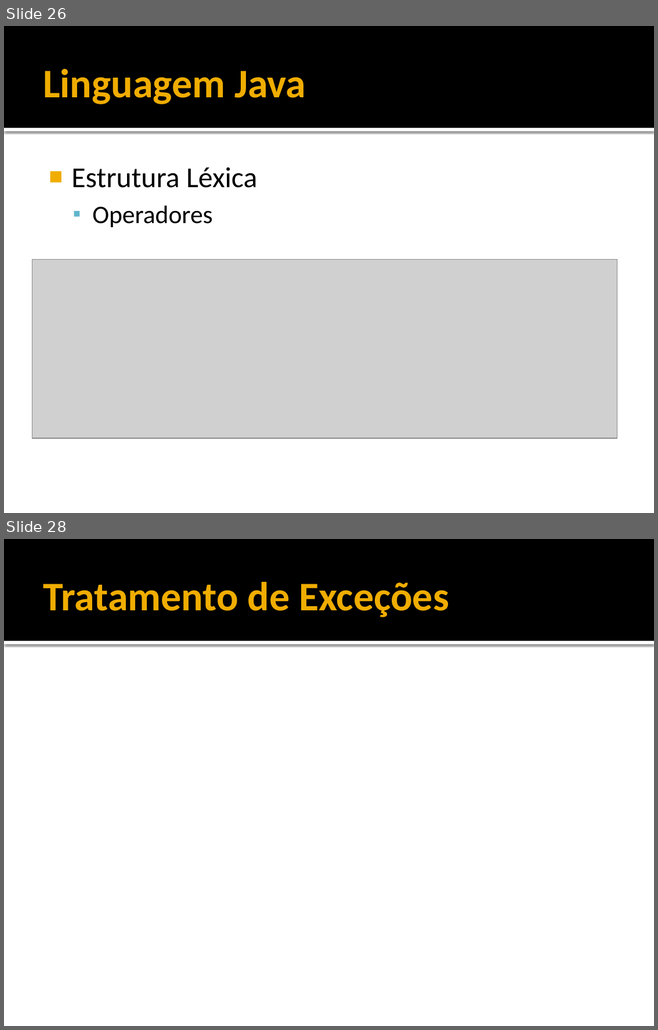
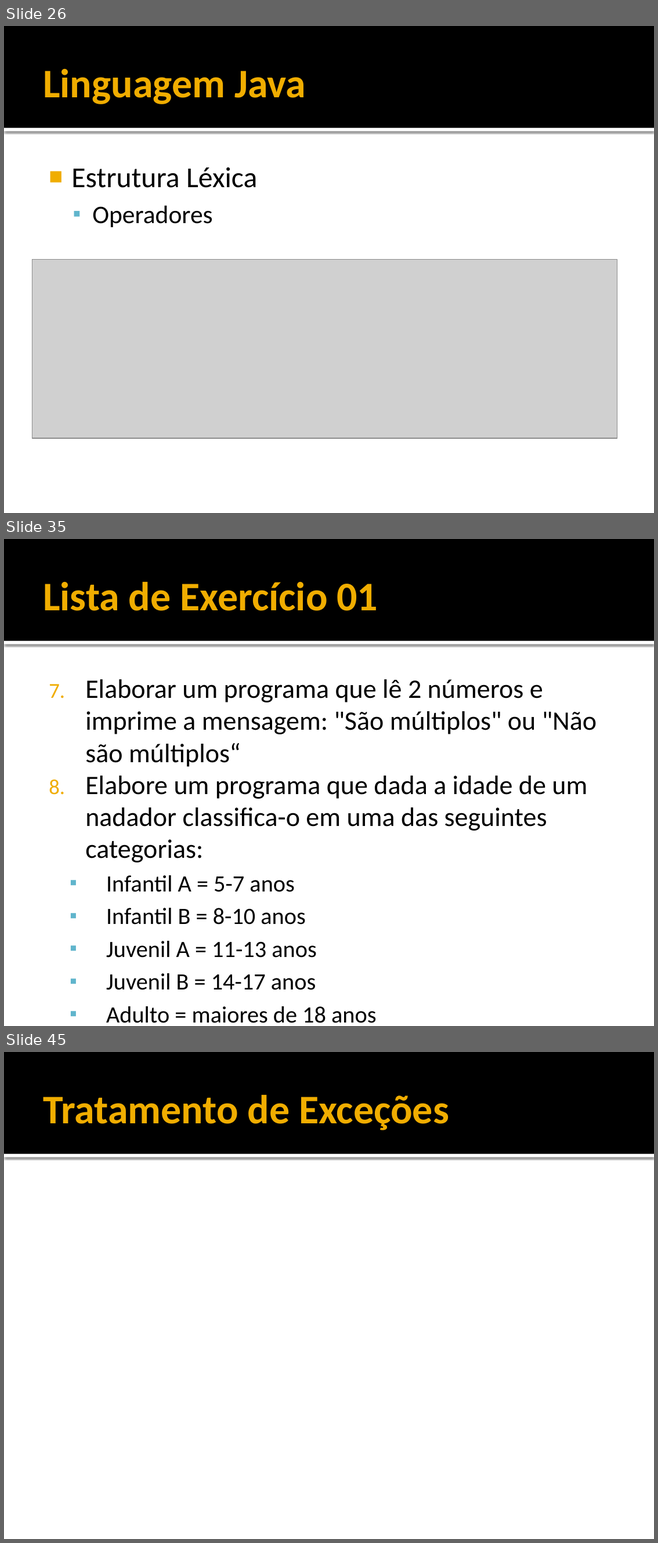
Before and after one commit to filosofisto/cpb-treinamento, a slide deck: Fundamentos/Fundamentos - Java Basico.pptx. Shown one above the other, each under a label of ours: slides 26 and 28 before the commit, slides 26, 35 and 45 after it; the slides between them are not shown. The pictures are 658x1030 and 658x1543 pixels, drawn with LibreOffice and Linux fonts; fonts in the diff are those of the drawing; grey boxes stand for pictures. Boxes give left, top, right and bottom in pixels: in the first picture for what was removed or moved away, otherwise in the second. Text is boxed around its words. In the diff, an @@ line names an element or a change of style, - is before the commit and + after.

```diff
--- a/Fundamentos/Fundamentos - Java Basico.pptx
+++ b/Fundamentos/Fundamentos - Java Basico.pptx
@@ slide 35 added at [4, 539, 654, 1026], background #FFFFFF; not listed: 2 template elements that a slide beside it also shows @@
@@ title added at [43, 582, 378, 611], 45 pt, text #F0AD00, bold @@
+Lista de Exercício 01
@@ text added at [85, 679, 596, 990], 29.6 pt, text #000000 @@
+7. Elaborar um programa que lê 2 números e imprime a mensagem: "São múltiplos" ou "Não são múltiplos“
+8. Elabore um programa que dada a idade de um nadador classifica-o em uma das seguintes categorias:
+  ▪ Infantil A = 5-7 anos
+  ▪ Infantil B = 8-10 anos
+  ▪ Juvenil A = 11-13 anos
+  ▪ Juvenil B = 14-17 anos
+  ▪ Adulto = maiores de 18 anos
@@ what was slide 28 is now slide 45 @@
```
Also in this commit, not shown: 1 slide changed, 16 other slides added, 1 other file.
